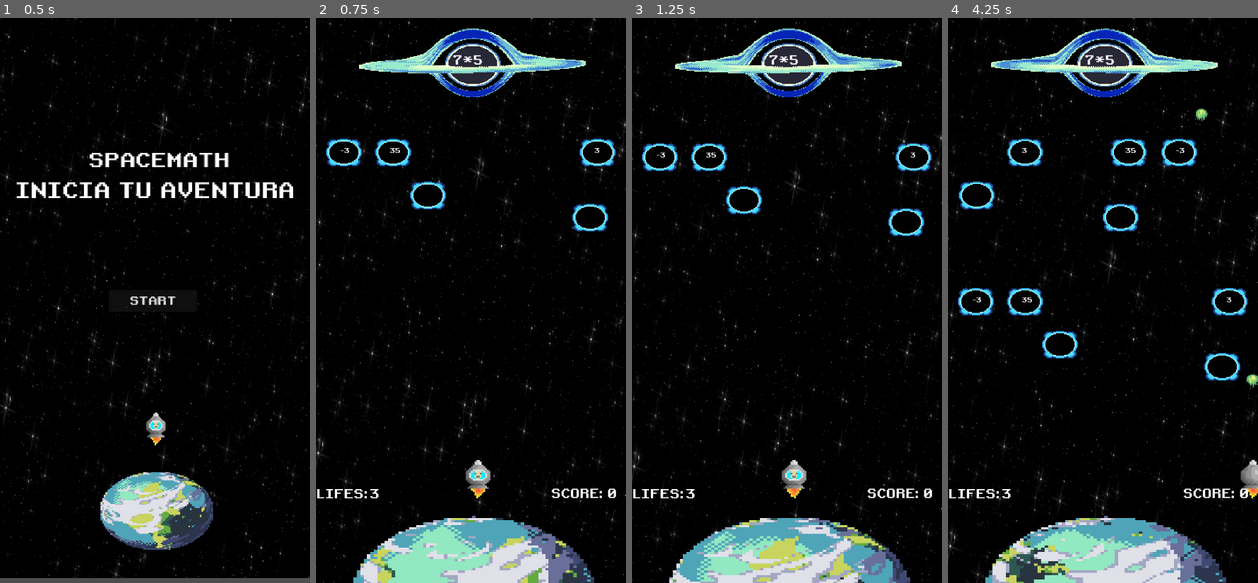
Above: before the commit, frames 1-4 (left to right).
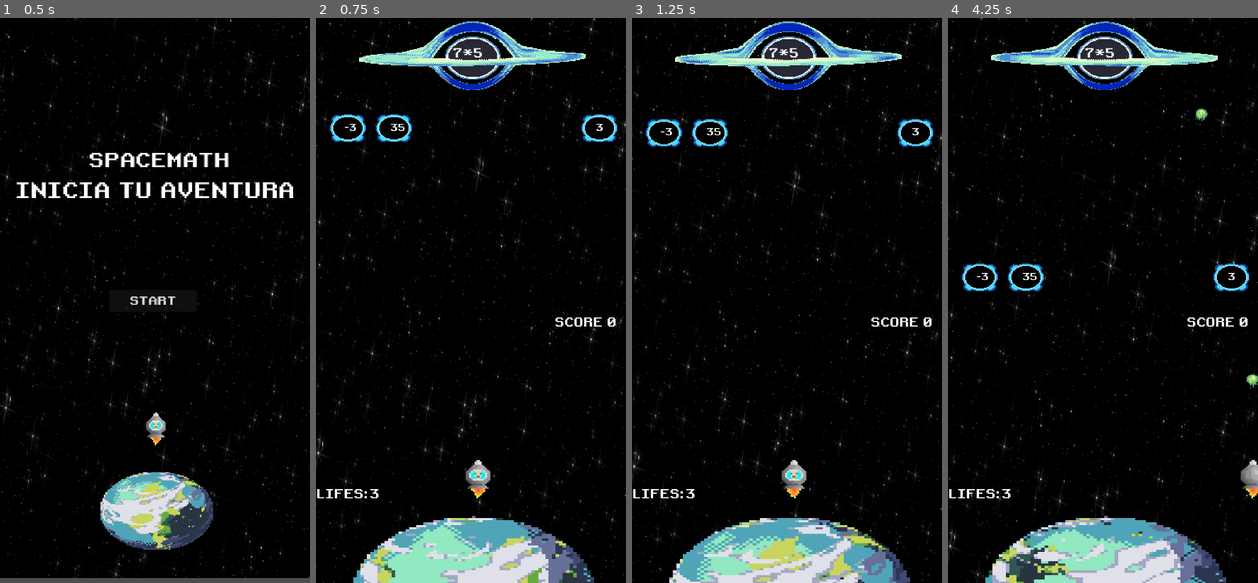
Above: after the commit, the same moments.

Repository: Keeeff9/math-kid
Game: Godot game, scene res://Scenes/menu.tscn
Same seed, same stepped clock (60 frames per second), same inputs: the game is played once before the commit and once after it.
Inputs:
- Up to frame 1 (0.5 s): no input
- Up to frame 2 (0.75 s): click "START" at 0.5 s
- Up to frame 3 (1.25 s): no input
- Up to frame 4 (4.25 s): tap Enter (ui_accept) at 1.25, 1.52, 2.27, 3.77 s; hold Right (ui_right) 1.28-2.03 s; hold Left (ui_left) 2.03-2.78 s; hold Right (ui_right) from 2.78 s (still down)

Frame 1 is identical in both runs. In frame 2, 6.3% of the frame differs, in the area x 3-98%, y 0-85%; in frame 3, 6.4%; in frame 4, 7.6%.

Commit message:
Ajuste de tamaños

Diff:
--- a/SpaceMath/v.0.2.2/Main_World/world.tscn
+++ b/SpaceMath/v.0.2.2/Main_World/world.tscn
@@ -465,7 +465,7 @@
 position = Vector2(374, 1049)
 
 [node name="TimerEnemy" type="Timer" parent="."]
-wait_time = 3.5
+wait_time = 5.5
 autostart = true
 
 [node name="GUI" parent="." instance=ExtResource("7_u4wrg")]
@@ -473,26 +473,27 @@
 [node name="PositionEnemy" type="Node" parent="."]
 
 [node name="Enemy1" parent="PositionEnemy" instance=ExtResource("8_2y3o6")]
-position = Vector2(63, 303)
+position = Vector2(72, 248)
 
 [node name="Enemy2" parent="PositionEnemy" instance=ExtResource("8_2y3o6")]
-position = Vector2(174, 303)
+position = Vector2(176, 248)
 
 [node name="Enemy3" parent="PositionEnemy" instance=ExtResource("8_2y3o6")]
-position = Vector2(290, 303)
+position = Vector2(288, 248)
 
 [node name="Enemy4" parent="PositionEnemy" instance=ExtResource("8_2y3o6")]
-position = Vector2(408, 303)
+position = Vector2(408, 248)
 
 [node name="Enemy5" parent="PositionEnemy" instance=ExtResource("8_2y3o6")]
-position = Vector2(636, 303)
+position = Vector2(640, 248)
 
 [node name="Enemy6" parent="PositionEnemy" instance=ExtResource("8_2y3o6")]
-position = Vector2(522, 303)
+position = Vector2(528, 248)
 
 [node name="CanvasLayer" type="CanvasLayer" parent="."]
 
 [node name="menuPausa" parent="CanvasLayer" instance=ExtResource("8_uhaoi")]
+visible = false
 offset_left = -7.0
 offset_top = -3.0
 offset_right = -7.0
--- a/SpaceMath/v.0.2.2/Scenes/enemy.tscn
+++ b/SpaceMath/v.0.2.2/Scenes/enemy.tscn
@@ -12,6 +12,7 @@
 script = ExtResource("1_nrcwp")
 
 [node name="Sprite2D" type="Sprite2D" parent="."]
+texture_filter = 1
 position = Vector2(-1, 0)
 scale = Vector2(2, 1.57813)
 texture = ExtResource("2_v2jxc")
@@ -21,14 +22,16 @@
 shape = SubResource("CircleShape2D_soeuh")
 
 [node name="Respuesta" type="Label" parent="."]
-offset_left = -20.0
-offset_top = -15.0
-offset_right = 17.0
+offset_left = -25.0
+offset_top = -16.0
+offset_right = 12.0
 offset_bottom = 12.0
 theme_override_fonts/font = ExtResource("3_m86pe")
+theme_override_font_sizes/font_size = 22
 
 [node name="VisibleOnScreenEnabler2D" type="VisibleOnScreenEnabler2D" parent="."]
-position = Vector2(-1, -1)
+texture_filter = 1
+position = Vector2(-9, 0)
 scale = Vector2(1.75, 1.3)
 
 [connection signal="body_entered" from="." to="." method="_on_body_entered"]
--- a/SpaceMath/v.0.2.2/Scenes/gui.tscn
+++ b/SpaceMath/v.0.2.2/Scenes/gui.tscn
@@ -452,10 +452,10 @@
 [node name="MarginContainer" type="MarginContainer" parent="Control"]
 layout_mode = 1
 anchors_preset = -1
-anchor_left = 0.000868056
-anchor_top = 0.00617284
-anchor_right = 1.00087
-anchor_bottom = 0.998457
+anchor_left = 0.000892857
+anchor_top = -0.00634702
+anchor_right = 1.00089
+anchor_bottom = 0.985937
 offset_left = -8.625
 offset_top = 56.0988
 offset_right = -8.62506
@@ -478,30 +478,13 @@
 size_flags_horizontal = 6
 size_flags_vertical = 0
 theme_override_fonts/font = ExtResource("2_mlilq")
-text = "
-
-
-
-
-
-
-
-
-
-
-
-
-
-
-
-
-
-
-SCORE: 0"
+text = "SCORE 0"
 label_settings = SubResource("LabelSettings_ebfd4")
+horizontal_alignment = 1
 vertical_alignment = 1
 
 [node name="VBoxContainer_Question" type="HBoxContainer" parent="Control/MarginContainer"]
+custom_minimum_size = Vector2(0, 1)
 layout_mode = 2
 size_flags_horizontal = 4
 size_flags_vertical = 0
@@ -523,6 +506,7 @@
 label_settings = SubResource("LabelSettings_ebfd4")
 horizontal_alignment = 1
 vertical_alignment = 1
+justification_flags = 161
 uppercase = true
 
 [node name="Label_Lifes" type="Node" parent="Control"]
--- a/SpaceMath/v.0.2.2/Scripts/bullet.gd
+++ b/SpaceMath/v.0.2.2/Scripts/bullet.gd
@@ -35,8 +35,8 @@
 				enemy.queue_free()
 			bullet.queue_free()
 			var numR = RandomNumberGenerator.new()
-			var num1 = numR.randi_range(1, 10)
-			var num2 = numR.randi_range(1, 10)
+			var num1 = numR.randi_range(1, 6)
+			var num2 = numR.randi_range(1, 6)
 			GlobalVariables.crearRandomOperation(num1,num2)
 			GlobalVariables.crearDosNumerosRandom()
 			GlobalVariables.emit_signal("change_operation")
--- a/SpaceMath/v.0.2.2/Scripts/world.gd
+++ b/SpaceMath/v.0.2.2/Scripts/world.gd
@@ -9,7 +9,6 @@
 @onready var pos5 = $PositionEnemy/Enemy5
 @onready var pos6 = $PositionEnemy/Enemy6
 
-#*/
 
 var velocity = 1.0
 # Called when the node enters the scene tree for the first time.
@@ -17,7 +16,7 @@
 	print("Posisicion", pos1.position.y)
 	GlobalVariables.score = 0
 	create_enemy()
-	create_enemySinRespuesta()
+	#create_enemySinRespuesta()
 # Called every frame. 'delta' is the elapsed time since the previous frame.
 func _process(delta: float) -> void:
 	moveBackground()
@@ -25,21 +24,7 @@
 func moveBackground():
 	$Parallax2D.scroll_offset.y +=velocity
 
-func create_enemySinRespuesta():
-	var enemy1Solo = enemy_scene.instantiate()
-	var enemy2Solo = enemy_scene.instantiate()
 
-	var randomPosition = RandomNumberGenerator.new()
-	var positionX = randomPosition.randi_range( 50,340)
-	var position2X = randomPosition.randi_range(360,700)
-
-	while positionX == position2X:
-		position2X = randomPosition.randi_range(100,1300)
-		break
-	enemy1Solo.position = Vector2(positionX,+400)
-	enemy2Solo.position = Vector2(position2X,+450)
-	add_child(enemy1Solo)
-	add_child(enemy2Solo)
 #Generar el asteroide y posicion random
 
 
@@ -79,4 +64,4 @@
 #crear el enemigo cada cierto tiempo
 func _on_timer_enemy_timeout() -> void:
 	create_enemy()
-	create_enemySinRespuesta()
+	#create_enemySinRespuesta()
